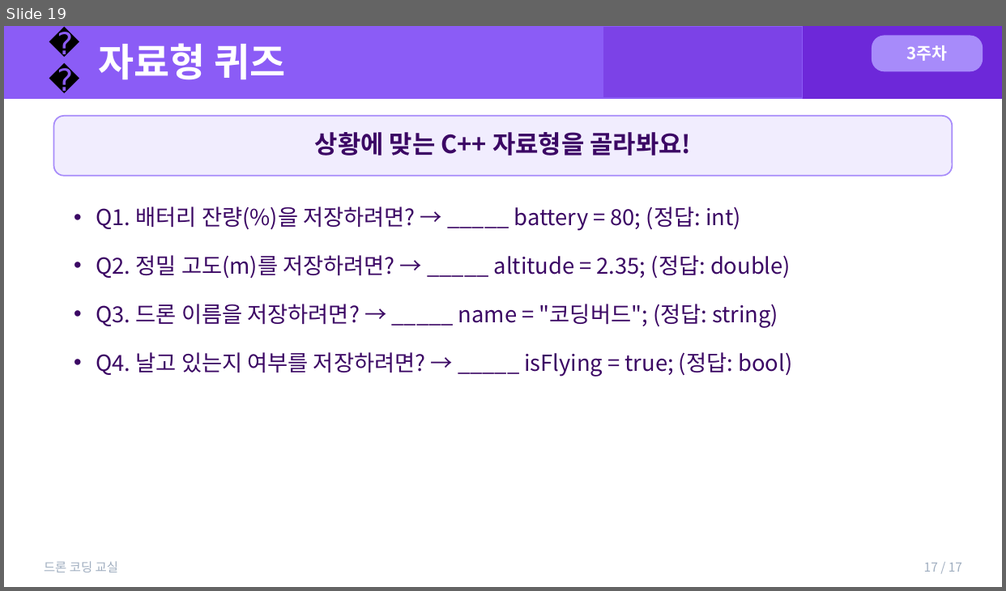
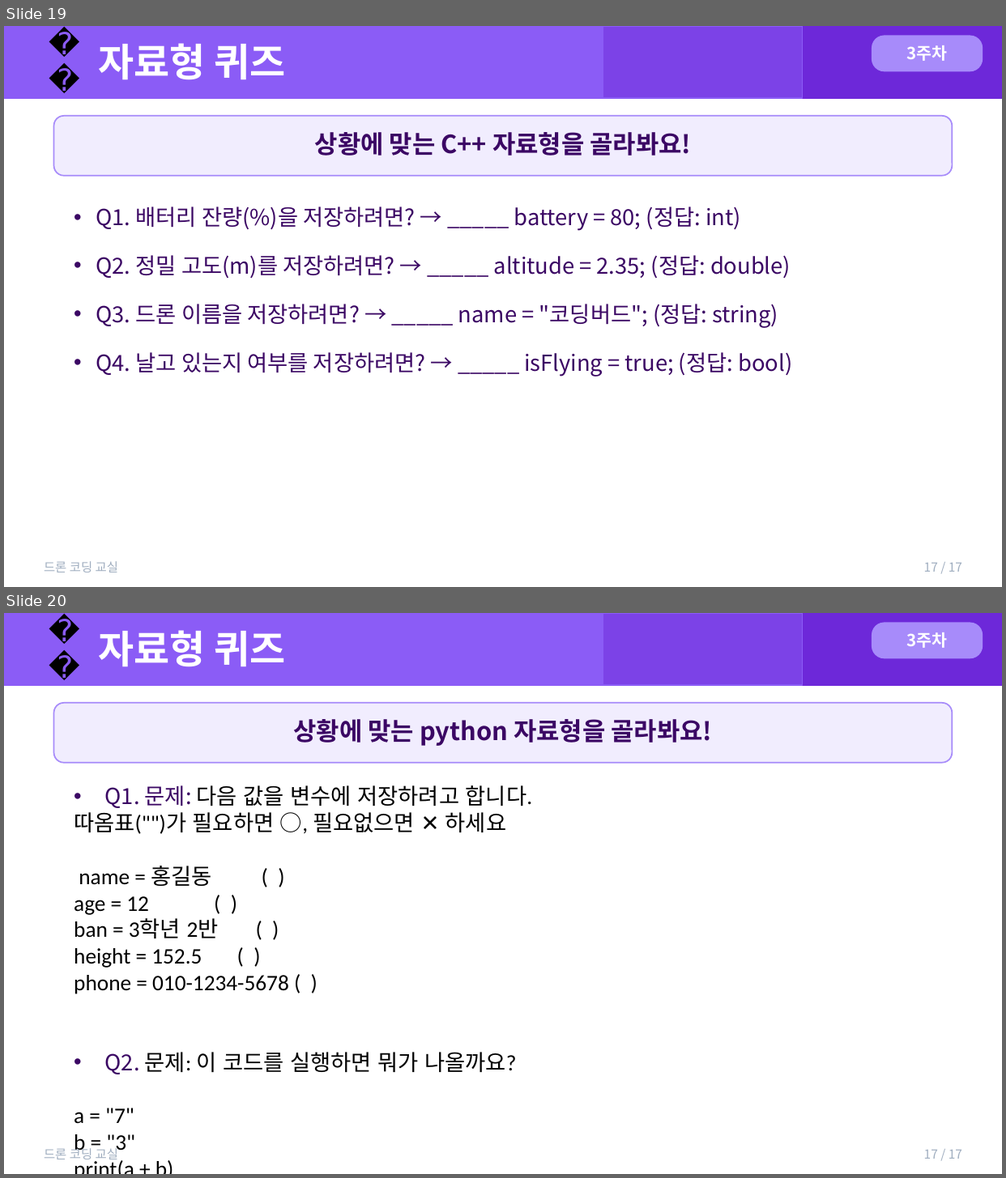
Before and after one commit to ktkennedy/codrone, a slide deck: materials/PPT/week03_presentation.pptx. Shown one above the other, each under a label of ours: slide 19 before the commit, slides 19 and 20 after it. The pictures are 1006x591 and 1006x1178 pixels, drawn with LibreOffice and Linux fonts; fonts in the diff are those of the drawing. Boxes give left, top, right and bottom in pixels: in the first picture for what was removed or moved away, otherwise in the second. Text is boxed around its words. In the diff, an @@ line names an element or a change of style, - is before the commit and + after.

Commit message:
3주차 수업 내용

```diff
--- a/materials/PPT/week03_presentation.pptx
+++ b/materials/PPT/week03_presentation.pptx
@@ slide 20 added at [4, 613, 1002, 1174], background #FFFFFF @@
@@ rectangle added at [4, 613, 1002, 685], fill #6D28D9, outline #6D28D9 1 pt @@
@@ rectangle added at [4, 613, 603, 685], fill #8B5CF6, outline #8B5CF6 1 pt @@
@@ text added at [39, 625, 89, 671], 22 pt, text #000000 @@
+🎯
@@ text added at [99, 630, 286, 667], 28 pt, text #FFFFFF, bold @@
+자료형 퀴즈
@@ rectangle added at [403, 613, 803, 685], fill #8B5CF6 at 50% opacity, outline #8B5CF6 1 pt @@
@@ rounded rectangle added at [872, 623, 982, 658], fill #A78BFA, outline #A78BFA 1 pt @@
@@ text added at [907, 632, 948, 648], 12 pt, text #FFFFFF, bold @@
+3주차
@@ rounded rectangle added at [54, 703, 952, 763], fill #A78BFA at 15% opacity, outline #A78BFA 1 pt @@
@@ text added at [294, 719, 713, 746], 18 pt, text #3B0764, bold @@
+상황에 맞는 python 자료형을 골라봐요!
@@ text added at [74, 786, 532, 1075], 16 pt, text #000000 @@
+• Q1. 문제: 다음 값을 변수에 저장하려고 합니다.
+따옴표("")가 필요하면 ○, 필요없으면 ✕ 하세요
+name = 홍길동 ( )
+age = 12 ( )
+ban = 3학년 2반 ( )
+height = 152.5 ( )
+phone = 010-1234-5678 ( )
+• Q2. 문제: 이 코드를 실행하면 뭐가 나올까요?
+a = "7"
+b = "3"
+print(a + b)
@@ text added at [44, 1147, 118, 1163], 9 pt, text #A0AEC0 @@
+드론 코딩 교실
@@ text added at [924, 1150, 962, 1159], 9 pt, text #A0AEC0 @@
+17 / 17
```
Also in this commit, not shown: 1 slide changed.
